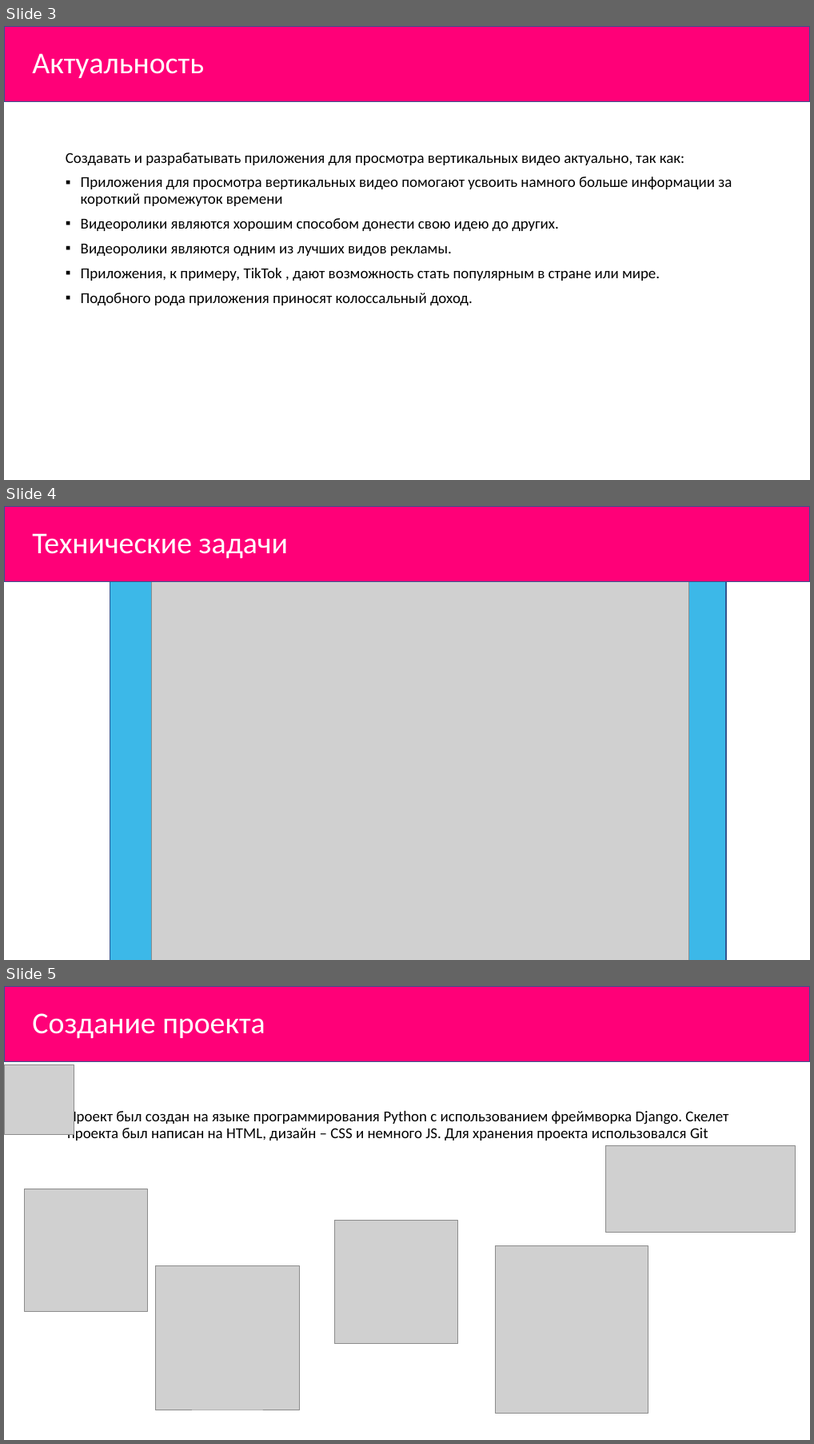
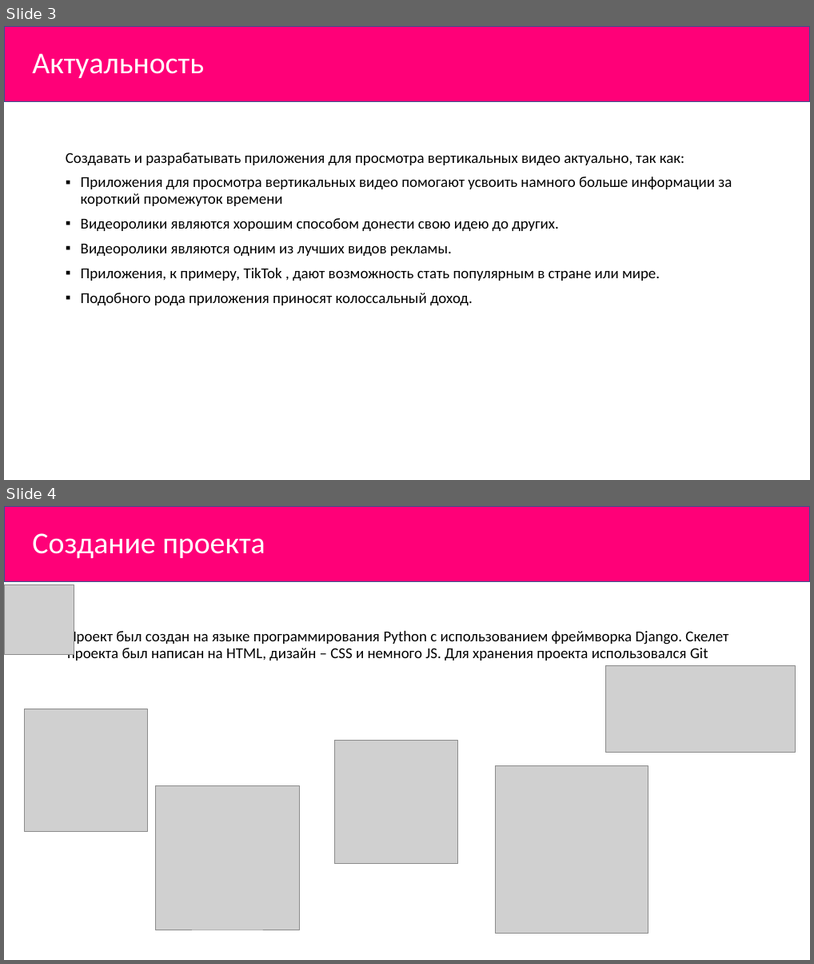
Before and after one commit to KochetkovAlEX/VideoTime, a slide deck: VideoTime.pptx. Shown one above the other, each under a label of ours: slides 3, 4 and 5 before the commit, slides 3 and 4 after it. The pictures are 814x1444 and 814x964 pixels, drawn with LibreOffice and Linux fonts; fonts in the diff are those of the drawing; grey boxes stand for pictures. Boxes give left, top, right and bottom in pixels: in the first picture for what was removed or moved away, otherwise in the second. Text is boxed around its words. In the diff, an @@ line names an element or a change of style, - is before the commit and + after.

```diff
--- a/VideoTime.pptx
+++ b/VideoTime.pptx
@@ slide 4 removed at (x1=4, y1=506, x2=810, y2=960), background #FFFFFF @@
@@ rectangle removed at (x1=4, y1=506, x2=810, y2=582) @@
@@ title removed at (x1=32, y1=533, x2=288, y2=559) @@
-Технические задачи
@@ rectangle removed at (x1=110, y1=582, x2=157, y2=960) @@
@@ picture removed at (x1=152, y1=582, x2=689, y2=960) @@
@@ rectangle removed at (x1=680, y1=582, x2=727, y2=960) @@
@@ what was slide 5 is now slide 4 @@
```
Also in this commit, not shown: 4 slides changed.
